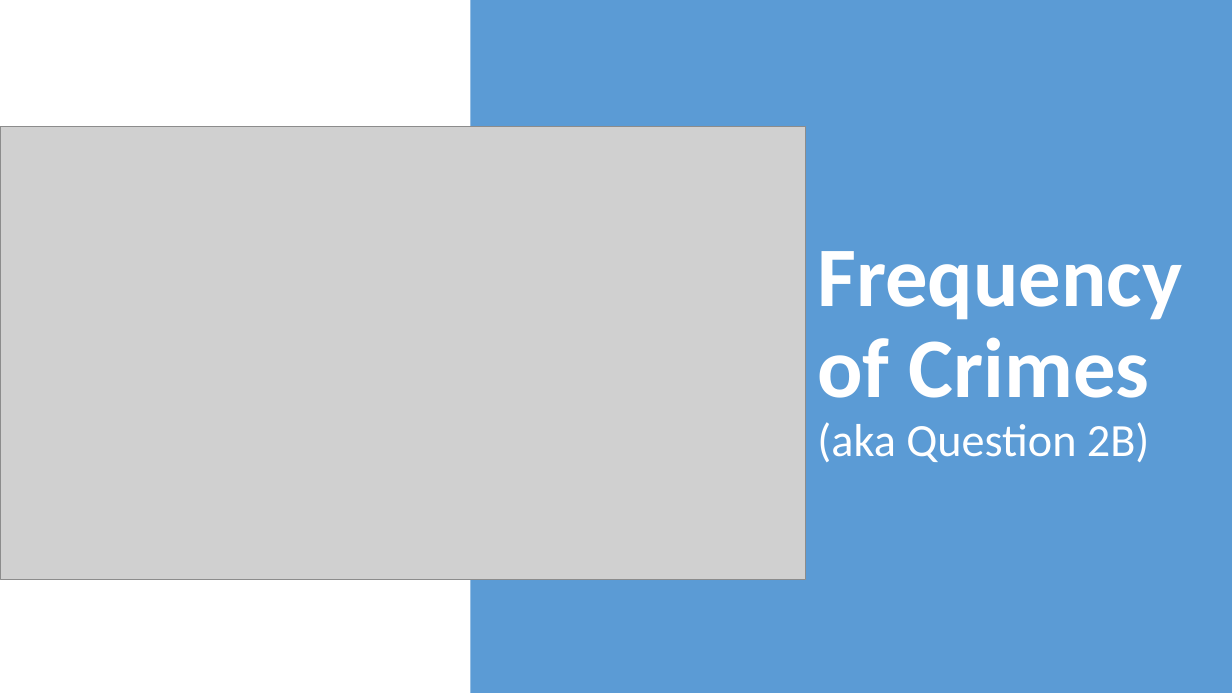
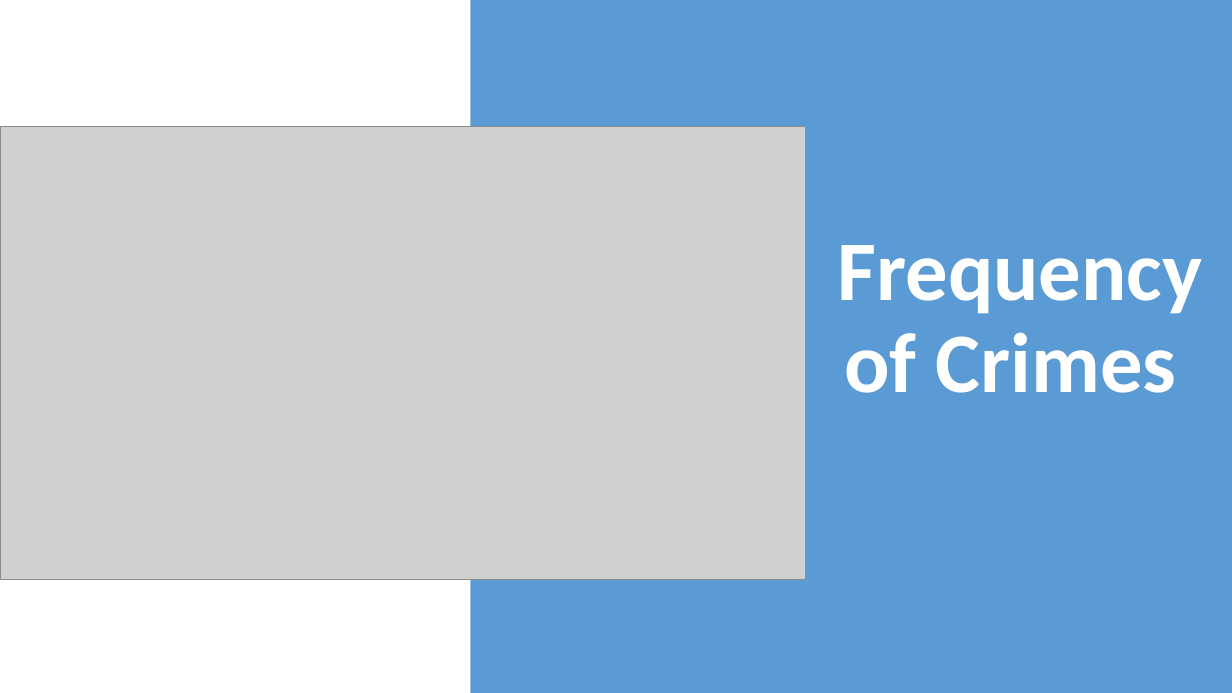
Before and after one commit to neha-nayeem/Project-01, a slide deck: slide 10 of Presentation - Project 01.pptx. Drawn at 1232x693 pixels with LibreOffice and Linux fonts; fonts in the diff are those of the drawing; grey boxes stand for pictures. Boxes give left, top, right and bottom in pixels: in the first picture for what was removed or moved away, otherwise in the second. Text is boxed around its words. In the diff, an @@ line names an element or a change of style, - is before the commit and + after.

```diff
--- a/Presentation - Project 01.pptx
+++ b/Presentation - Project 01.pptx
@@ title at (837,245,1202,393): text changed @@
-Frequency of Crimes
-(aka Question 2B)
+Frequency of Crimes
```
Also in this commit, not shown: 17 other slides changed.
